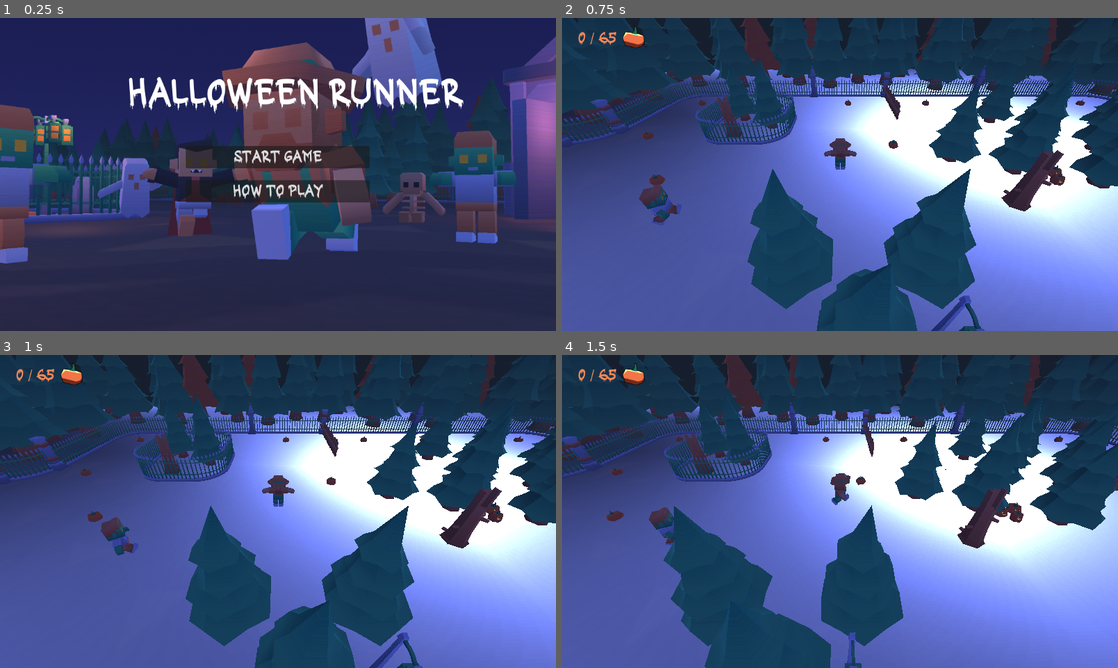
Above: before the commit, frames 1-4 (two rows, left to right).
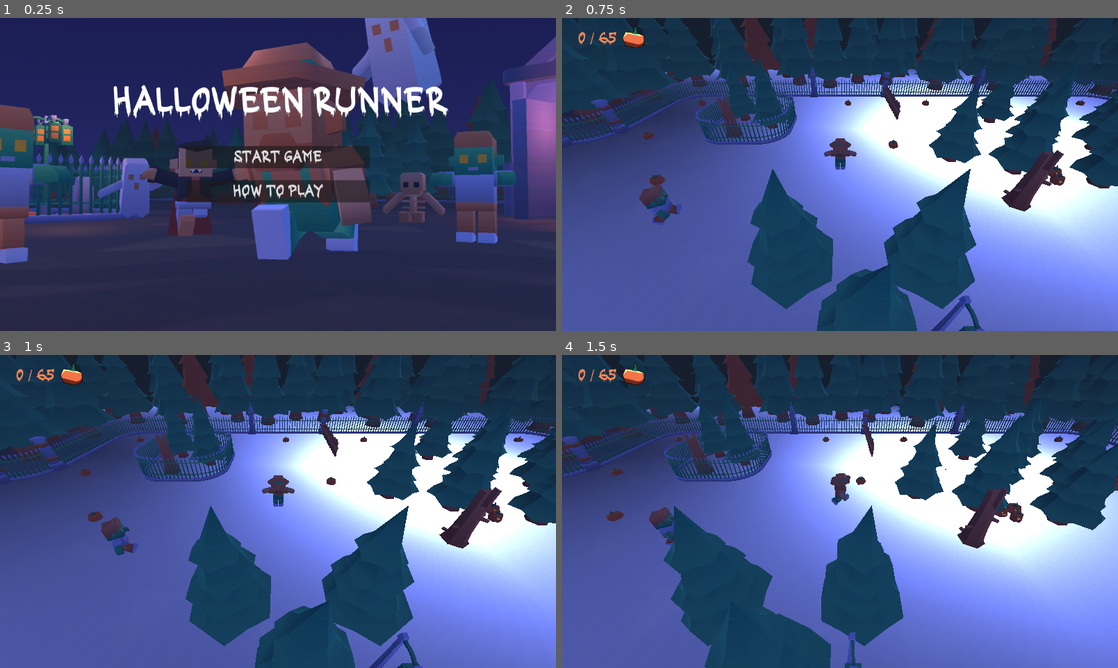
Above: after the commit, the same moments.

Repository: Aruna019/3Dprojectfinal
Game: Godot game, scene res://core/menu/mainmenu.tscn
Two runs of this game, one before a commit and one after it. Both use one fixed random seed, a clock stepped at 60 frames per second and the inputs below.
Inputs:
- Up to frame 1 (0.25 s): no input
- Up to frame 2 (0.75 s): click "Start game" at 0.5 s
- Up to frame 3 (1 s): no input
- Up to frame 4 (1.5 s): hold Right (ui_right) from 1.28 s (still down)

The runs differ from the first frame. In frame 1, 4.1% of the frame differs, in the area x 20-84%, y 18-34%; in frame 2, nothing differs; in frame 3, nothing differs; in frame 4, nothing differs.

Commit message:
Update mainmenu.tscn

Diff:
--- a/core/menu/mainmenu.tscn
+++ b/core/menu/mainmenu.tscn
@@ -97,6 +97,26 @@
 visible = false
 layout_mode = 2
 bbcode_enabled = true
+text = "[center][b]Coding[/b]
+Ana and Victor Buendía
+
+[b]Level design[/b]
+Ana Buendía
+
+[b]Music[/b]
+Victor Buendía
+
+
+[b]Font[/b]
+Babyhalloween by Project type[/center]
+
+[center][b]Twitter, Github, ItchIO[/b]
+@BuendiaGames
+
+[b]Other resources[/b]
+CC0 SFX by Ajanhallinta, IENBA (freesound) and Dawith (opengameart).
+CC0 texture designed by Freepik.
+[/center]"
 fit_content = true
 
 [node name="howtoplay_text" type="RichTextLabel" parent="backgroundtext/columns/center"]
@@ -126,11 +146,15 @@
 [node name="Timer" type="Timer" parent="."]
 
 [node name="Label" type="Label" parent="."]
-layout_mode = 0
-offset_left = 264.0
-offset_top = 115.0
-offset_right = 888.0
-offset_bottom = 257.0
+layout_mode = 1
+anchors_preset = 5
+anchor_left = 0.5
+anchor_right = 0.5
+offset_left = -344.0
+offset_top = 132.0
+offset_right = 349.0
+offset_bottom = 218.0
+grow_horizontal = 2
 theme_override_fonts/font = ExtResource("2_fyu4g")
 theme_override_font_sizes/font_size = 70
 text = "Halloween Runner"
